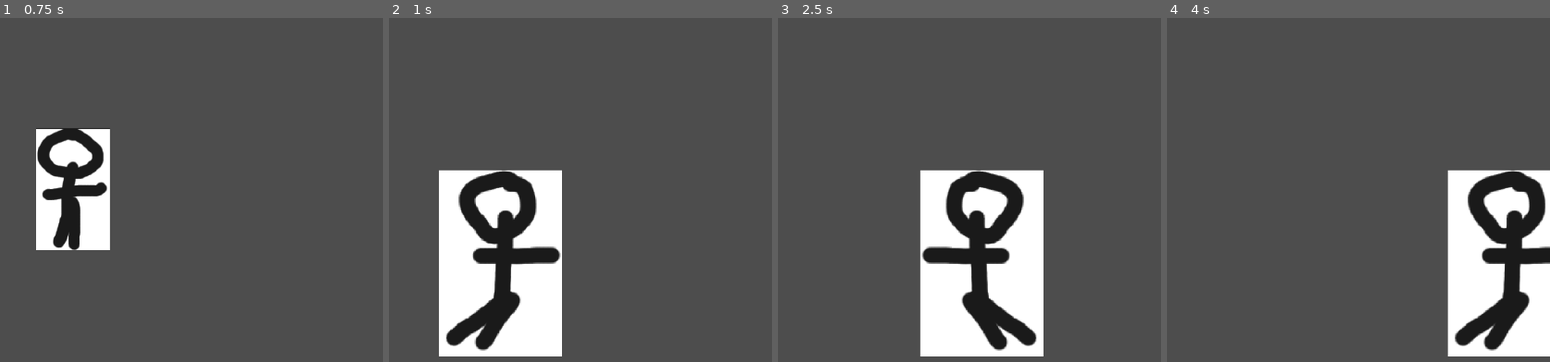
Above: before the commit, frames 1-4 (left to right).
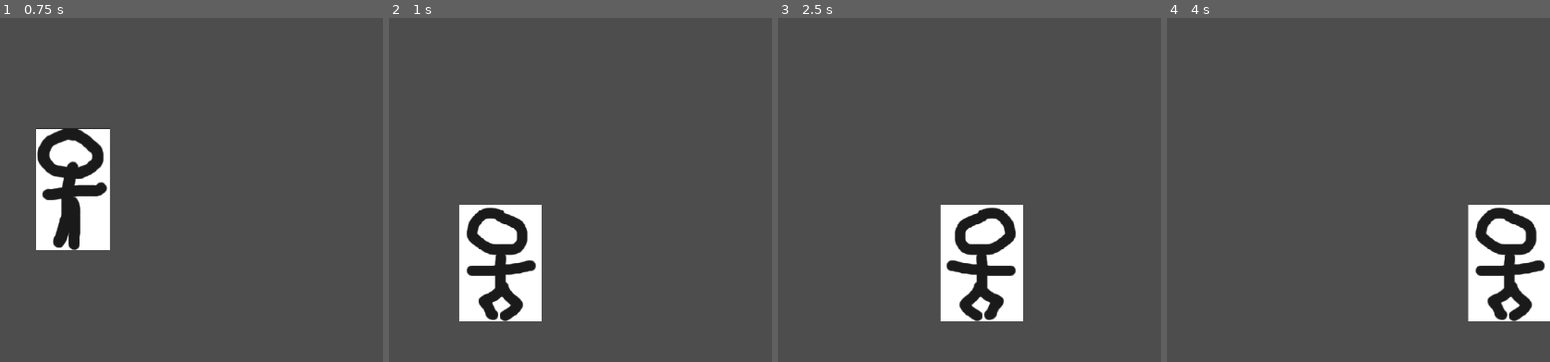
Above: after the commit, the same moments.

Repository: Realex78/KalPunch
Game: Godot game, scene res://node_2d.tscn
Same seed, same stepped clock (60 frames per second), same inputs: the game is played once before the commit and once after it. This scene is started directly instead of the project's main scene.
Inputs:
- Up to frame 1 (0.75 s): hold Right (move_right) from 0.53 s (still down)
- Up to frame 2 (1 s): keep holding Right (move_right); tap Space (jump) at 0.77 s
- Up to frame 3 (2.5 s): tap Space (jump) at 1.52 s; release Right (move_right) at 2.03 s; hold Left (move_left) from 2.03 s (still down)
- Up to frame 4 (4 s): release Left (move_left) at 2.78 s; hold Right (move_right) from 2.78 s (still down); tap Space (jump) at 3.02, 3.77 s

Frame 1 is identical in both runs. In frame 2, 13% of the frame differs, in the area x 13-46%, y 44-99%; in frame 3, 13%, in the area x 36-70%, y 44-99%; in frame 4, 10%.

Commit message:
new landing just dropped

Diff:
--- a/player.gd
+++ b/player.gd
@@ -3,6 +3,9 @@
 @export var speed = 400 # How fast the player will move (pixels/sec).
 var jump_speed = -5000
 var jump_acum = 0
+var last_velocity_y = 0
+# Time since landing initialized to inifity for comparison purposes
+var time_since_landing = INF
 var gravity = ProjectSettings.get_setting("physics/2d/default_gravity")
 
 # Called when the node enters the scene tree for the first time.
@@ -31,7 +34,12 @@
 	# Editar animaciones
 	$PlayerAnimatedSprite.flip_h = velocity.x < 0
 	if is_on_floor():
-		if velocity.x != 0:
+		if last_velocity_y > velocity.y:
+			$PlayerAnimatedSprite.animation = "landing"
+			time_since_landing = 0
+		elif time_since_landing < 0.25:
+			time_since_landing += delta
+		elif velocity.x != 0:
 			$PlayerAnimatedSprite.animation = "walk"
 		else:
 			$PlayerAnimatedSprite.animation = "idle"
@@ -40,6 +48,8 @@
 			$PlayerAnimatedSprite.animation = "falling"
 		else:
 			$PlayerAnimatedSprite.animation = "jump"
+
+	last_velocity_y = velocity.y
 
 	move_and_slide()
 
--- a/player_new.tscn
+++ b/player_new.tscn
@@ -1,10 +1,11 @@
-[gd_scene load_steps=9 format=3 uid="uid://bj0ak8qc2l7ss"]
+[gd_scene load_steps=10 format=3 uid="uid://bj0ak8qc2l7ss"]
 
 [ext_resource type="Script" path="res://player.gd" id="1_6sk4a"]
 [ext_resource type="Texture2D" uid="uid://bmni20nlhnvcf" path="res://stickman_idle.png" id="1_nm30d"]
 [ext_resource type="Texture2D" uid="uid://cq1pdi868xjc8" path="res://stickman_right.png" id="2_7f2l6"]
 [ext_resource type="Texture2D" uid="uid://bew3cyd4f4mu0" path="res://stickman_falling.png" id="2_y71oc"]
 [ext_resource type="Texture2D" uid="uid://c85kpv1slfuyl" path="res://stickman_jump.png" id="3_wxkg2"]
+[ext_resource type="Texture2D" uid="uid://blpspss5jsr74" path="res://stickman_landing.png" id="5_j56fo"]
 
 [sub_resource type="CircleShape2D" id="CircleShape2D_2nlfe"]
 radius = 600.0
@@ -40,6 +41,14 @@
 }, {
 "frames": [{
 "duration": 1.0,
+"texture": ExtResource("5_j56fo")
+}],
+"loop": true,
+"name": &"landing",
+"speed": 5.0
+}, {
+"frames": [{
+"duration": 1.0,
 "texture": ExtResource("2_7f2l6")
 }],
 "loop": true,
@@ -62,4 +71,4 @@
 
 [node name="PlayerAnimatedSprite" type="AnimatedSprite2D" parent="."]
 sprite_frames = SubResource("SpriteFrames_10cyx")
-animation = &"falling"
+animation = &"landing"
Binary file added: stickman_landing.png
Not shown, added: stickman_landing.png.import
Not shown, changed: stickman_ass_ets.psd
